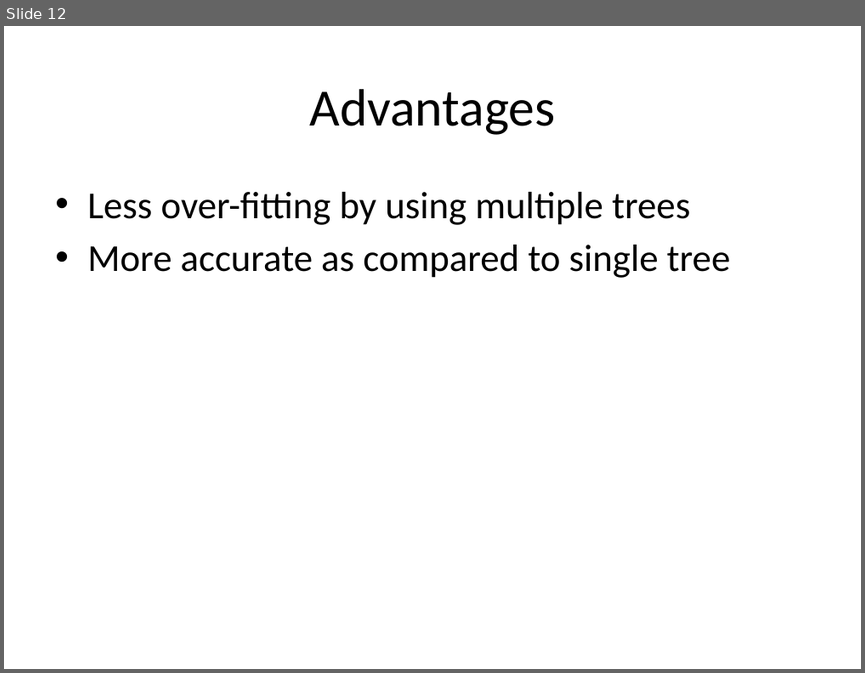
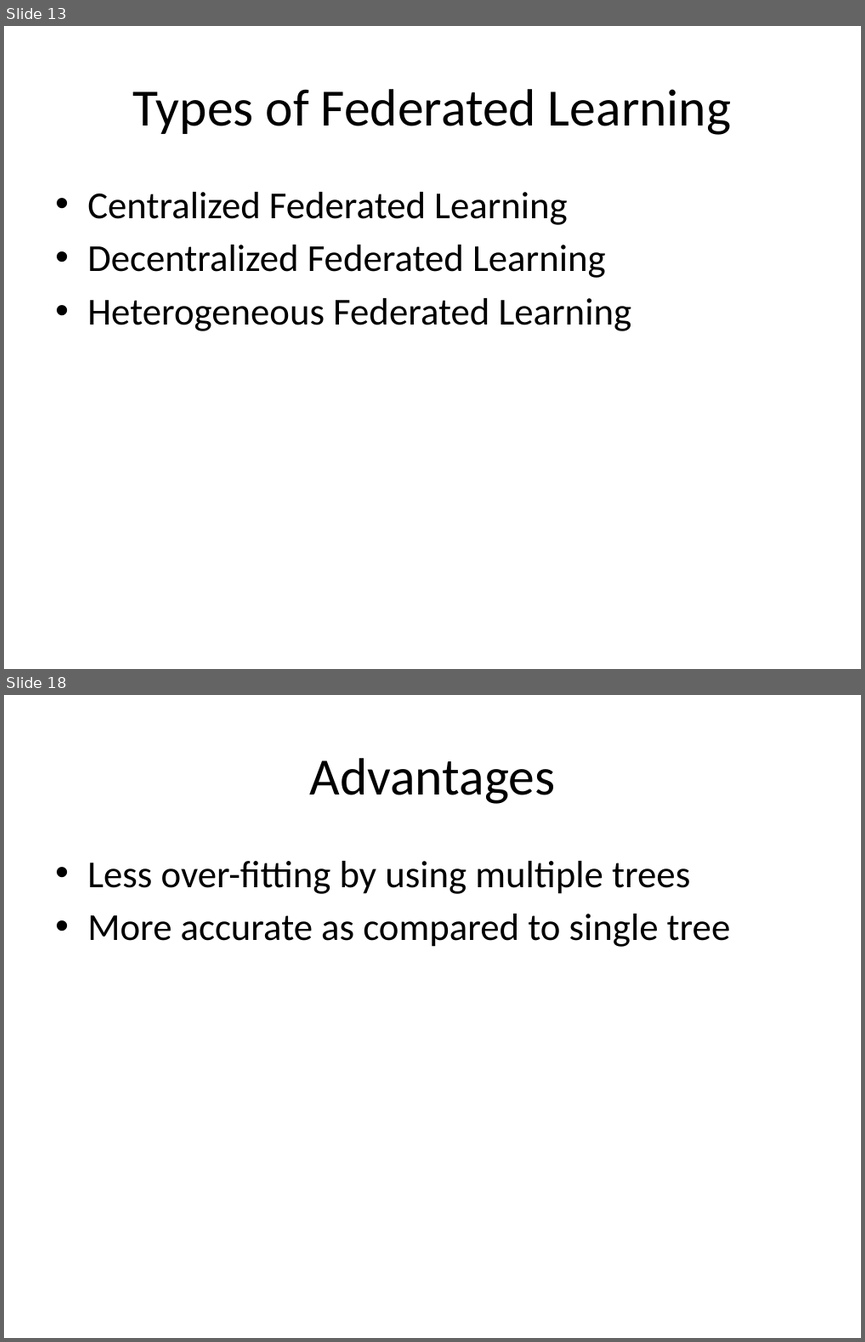
Before and after one commit to look4pritam/FederatedLearning, a slide deck: Presentations/FederatedLearning.pptx. Shown one above the other, each under a label of ours: slide 12 before the commit, slides 13 and 18 after it; the slides between them are not shown. The pictures are 865x673 and 865x1342 pixels, drawn with LibreOffice and Linux fonts; fonts in the diff are those of the drawing. Boxes give left, top, right and bottom in pixels: in the first picture for what was removed or moved away, otherwise in the second. Text is boxed around its words. In the diff, an @@ line names an element or a change of style, - is before the commit and + after.

```diff
--- a/Presentations/FederatedLearning.pptx
+++ b/Presentations/FederatedLearning.pptx
@@ slide 13 added at (x1=4, y1=26, x2=861, y2=669), background #FFFFFF @@
@@ title added at (x1=133, y1=89, x2=731, y2=135), 44 pt, text #000000 @@
+Types of Federated Learning
@@ text added at (x1=87, y1=192, x2=632, y2=331), 32 pt, text #000000 @@
+• Centralized Federated Learning
+• Decentralized Federated Learning
+• Heterogeneous Federated Learning
@@ what was slide 12 is now slide 18 @@
```
Also in this commit, not shown: 3 slides changed, 5 other slides added.
